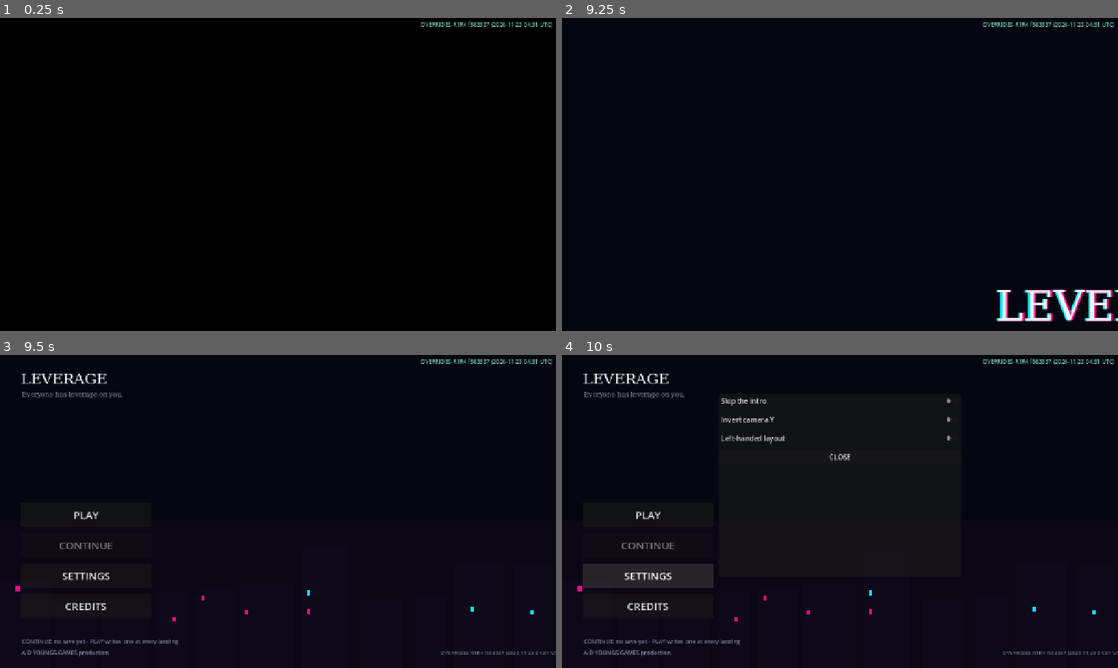
Above: before the commit, frames 1-4 (two rows, left to right).
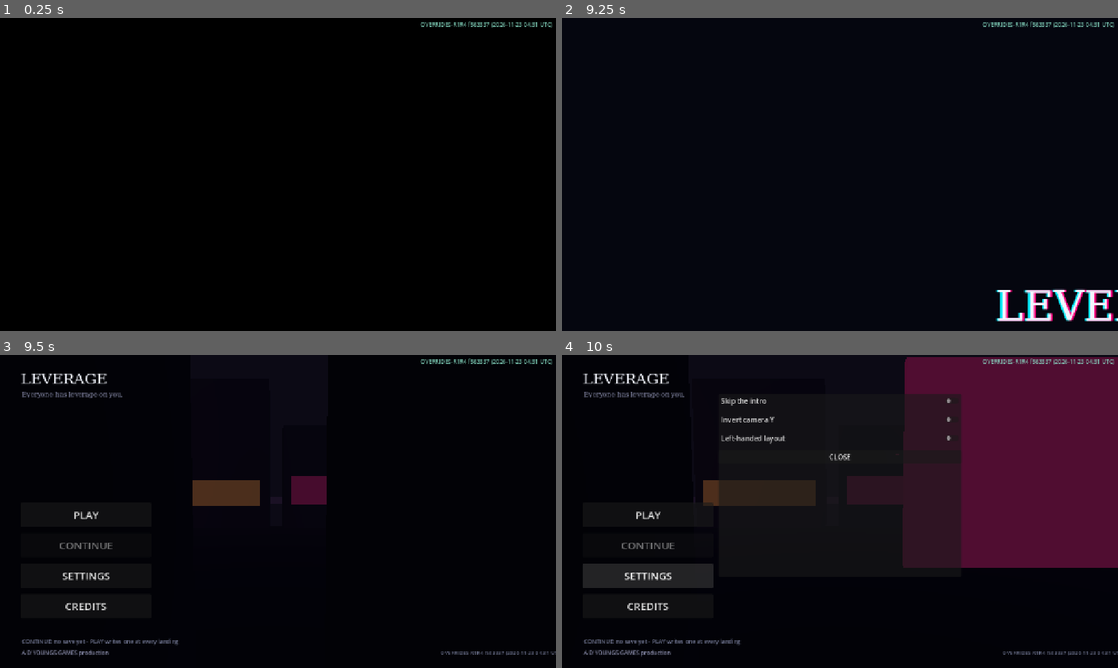
Above: after the commit, the same moments.

Repository: jamesrudh-arch/Barehands
Game: Godot game, scene res://scenes/boot/splash.tscn
The game is run twice, just before and just after one commit, with the same random seed, the same clock (stepped at 60 frames per second) and the same inputs.
Inputs (mouse positions are in pixels of both pictures, inside the frame that each line leads up to):
- Up to frame 1 (0.25 s): no input
- Up to frame 2 (9.25 s): tap Enter (shoot) at 0.5, 2.75, 5 s; move the mouse to (962, 158) at 0.52 s; hold D (move_right) 0.53-1.25 s; hold G (guard) 0.53-1.25 s; click (962, 158) at 0.67 s; tap Space (jump) at 0.77, 1.07, 1.25, 2.3, 3.77, 4.07, 4.25, 5.3, 5.75, 6.77, 7.07, 8.3 s; tap Q (lock) at 0.8, 3.8, 6.8 s; drag from (728, 190) to (812, 237) at 1.27 s; move the mouse to (895, 105) at 2.02 s; hold D (move_right) 2.03-2.75 s; hold P (phone) 2.03-2.75 s; drag from (812, 237) to (673, 127) at 2.77 s; move the mouse to (1006, 221) at 3.52 s; hold A (move_left) 3.53-4.25 s; tap Z (aim) at 3.6 s; drag from (673, 127) to (756, 96) at 4.27 s; move the mouse to (867, 174) at 5.02 s; hold S (brake) 5.03-5.75 s; tap F (grab) at 5.1 s; click (867, 174) at 5.17 s; drag from (756, 96) to (728, 190) at 5.77 s; move the mouse to (962, 158) at 6.52 s; hold W (accelerate) 6.53-7.25 s; tap C (heavy) at 6.6 s; drag from (728, 190) to (812, 237) at 7.27 s; move the mouse to (895, 105) at 8.02 s; hold S (brake) 8.03-8.75 s; tap V (kick) at 8.1 s; drag from (812, 237) to (673, 127) at 8.77 s
- Up to frame 3 (9.5 s): no input
- Up to frame 4 (10 s): click "SETTINGS" at 9.5 s

Frames 1-2 are identical in both runs. In frame 3, 1.7% of the frame differs, in the area x 2-96%, y 38-86%; in frame 4, 28%, in the area x 2-100%, y 0-86%.

Commit message:
REBUILD STEP 12 + step 11-complete: title 3D (the drifting avenue backdrop under the menu, smoke_title 17/17) + THE PHONE POLL-ADOPTION FIX (smoke_systems 29/29): the poll was 'adopting' the signal's open - it ran its own open() without checking visibility, setting the hold flag, so the release closed the signal-opened phone; the poll may not open an already-open phone. Baseline checkpoint before the visual overhaul.

Diff:
--- a/scripts/boot/menu.gd
+++ b/scripts/boot/menu.gd
@@ -18,6 +18,10 @@
 var _panel_title := ""
 var _continue: Button
 var _has_save := false
+
+
+func _process(_delta: float) -> void:
+	pass  # the backdrop's camera drifts in its own _process
 
 
 func _ready() -> void:
@@ -27,9 +31,13 @@
 	bg.color = Color(0.02, 0.024, 0.06)
 	bg.set_anchors_preset(Control.PRESET_FULL_RECT)
 	add_child(bg)
-	var sky := Skyline.new()
-	sky.set_anchors_preset(Control.PRESET_FULL_RECT)
-	add_child(sky)
+	bg.color = Color(0.02, 0.024, 0.06, 0.42)  # a scrim, not a wall
+	# THE TITLE BACKDROP (step 12): the drifting 3D avenue under the
+	# menu - the camera slides, the neon does the work
+	var backdrop: Node3D = load(
+			"res://scripts/boot/title_backdrop.gd").new()
+	backdrop.name = "TitleBackdrop"
+	add_child(backdrop)
 	var f := SystemFont.new()
 	f.font_names = ["Arial Black", "Arial", "sans-serif"]
 	# the small title mark, top-left, out of the button zone
--- /dev/null
+++ b/scripts/boot/title_backdrop.gd
@@ -0,0 +1,183 @@
+extends Node3D
+
+## THE TITLE BACKDROP (rebuild step 12): the city at night, drifting
+## past a slow tracking camera - the club avenue's grammar (emissive
+## window bands, neon signs, the wet road, the haze) as a looping
+## title scene. Menu-cost only: ~20 facade slabs, two lights, fog,
+## no colliders, nothing walks. The camera drifts sideways through
+## the street's length and wraps - an endless avenue.
+
+const PALETTE := {
+	"road": Color(0.05, 0.052, 0.065),
+	"facade": Color(0.09, 0.09, 0.115),
+	"facade2": Color(0.12, 0.10, 0.13),
+	"sodium": Color(1.0, 0.62, 0.28),
+	"magenta": Color(0.95, 0.15, 0.5),
+	"cyan": Color(0.15, 0.85, 0.88),
+}
+
+const BLOCK := 12.0   # the facade cadence
+const COUNT := 22     # facade slabs in the loop
+const DRIFT := 1.1    # m/s the camera slides
+
+
+func _ready() -> void:
+	_ground()
+	_facades()
+	_lights_and_air()
+	var cam := Camera3D.new()
+	cam.name = "TitleCamera"
+	cam.position = Vector3(0, 3.2, 14.0)
+	cam.fov = 55.0
+	# a slight angle down the street for depth
+	cam.rotation_degrees = Vector3(-4.0, 0.0, 0.0)
+	add_child(cam)
+
+
+func _process(delta: float) -> void:
+	var cam := get_node_or_null("TitleCamera") as Camera3D
+	if cam == null:
+		return
+	cam.position.x += DRIFT * delta
+	# the wrap: jump back one full loop's length (seamless - the
+	# facades repeat every COUNT * BLOCK / 2 metres on both sides)
+	var loop := BLOCK * COUNT / 2.0
+	if cam.position.x >= loop:
+		cam.position.x -= loop
+
+
+func _ground() -> void:
+	# the wet road + the far glow line
+	var road := MeshInstance3D.new()
+	road.name = "Road"
+	var pm := PlaneMesh.new()
+	pm.size = Vector2(BLOCK * COUNT + 40.0, 26.0)
+	var mat := StandardMaterial3D.new()
+	mat.albedo_color = PALETTE.road
+	mat.roughness = 0.12
+	mat.metallic = 0.2
+	pm.material = mat
+	road.mesh = pm
+	road.position = Vector3(0, 0, 0)
+	add_child(road)
+	# the horizon glow strip at the street's end
+	var glow := MeshInstance3D.new()
+	glow.name = "HorizonGlow"
+	var gm := BoxMesh.new()
+	gm.size = Vector3(BLOCK * COUNT + 40.0, 1.6, 0.5)
+	gm.material = _glow(Color(0.5, 0.3, 0.55), 0.5)
+	glow.mesh = gm
+	glow.position = Vector3(0, 0.8, -60.0)
+	add_child(glow)
+
+
+func _facades() -> void:
+	# both sides of the street, the slab + its emissive band + a
+	# neon sign every third slab; both sides share one cadence so
+	# the camera wrap is seamless
+	var rng := RandomNumberGenerator.new()
+	rng.seed = 12
+	var i := 0
+	for side in [-1.0, 1.0]:
+		for b in range(-1, COUNT / 2 + 1):
+			var x := b * BLOCK + BLOCK / 2.0
+			var h := 7.0 + rng.randf() * 6.0
+			var node := Node3D.new()
+			node.name = "Slab_%d_%d" % [int(side), b]
+			node.position = Vector3(x, 0, side * 13.0)
+			add_child(node)
+			var slab := MeshInstance3D.new()
+			slab.name = "Mass"
+			var sm := BoxMesh.new()
+			sm.size = Vector3(BLOCK - 1.2, h, 3.4)
+			sm.material = _mat(PALETTE.facade if (b + i) % 2 == 0
+					else PALETTE.facade2)  # b<0: guard slab
+			slab.mesh = sm
+			slab.position = Vector3(0, h / 2.0, 0)
+			node.add_child(slab)
+			# the window band: emissive, the city's light signature
+			var band := MeshInstance3D.new()
+			band.name = "Band"
+			var bm := BoxMesh.new()
+			bm.size = Vector3(BLOCK - 2.6, 1.8 + rng.randf() * 0.8, 0.1)
+			var col: Color = PALETTE.sodium
+			if b % 3 == 0:
+				col = PALETTE.magenta
+			elif b % 3 == 1:
+				col = PALETTE.cyan
+			bm.material = _glow(col, 0.55)
+			band.mesh = bm
+			band.position = Vector3(0, 3.0 + rng.randf() * 2.0,
+					-side * 1.75)
+			node.add_child(band)
+			# a neon sign every third slab
+			if b % 3 == 0:
+				var sign := Label3D.new()
+				sign.name = "Neon"
+				sign.text = ["THE VELVET ROOM", "NEON 9", "AURORA",
+						"NOODLES", "IRON PALM"][b % 5]
+				sign.modulate = col
+				sign.font_size = 30
+				sign.outline_size = 8
+				sign.outline_modulate = Color(0.01, 0.015, 0.04)
+				sign.billboard = BaseMaterial3D.BILLBOARD_ENABLED
+				sign.position = Vector3(0, h * 0.72, -side * 1.8)
+				node.add_child(sign)
+			i += 1
+
+
+func _lights_and_air() -> void:
+	# two coloured lights strung down the street + the cold fill
+	var a := OmniLight3D.new()
+	a.name = "Light_A"
+	a.position = Vector3(-18.0, 6.0, 0.0)
+	a.light_color = PALETTE.magenta
+	a.light_energy = 1.0
+	a.omni_range = 24.0
+	add_child(a)
+	var b := OmniLight3D.new()
+	b.name = "Light_B"
+	b.position = Vector3(18.0, 6.0, 0.0)
+	b.light_color = PALETTE.cyan
+	b.light_energy = 1.0
+	b.omni_range = 24.0
+	add_child(b)
+	var fill := DirectionalLight3D.new()
+	fill.name = "ColdFill"
+	fill.rotation_degrees = Vector3(-55, 25, 0)
+	fill.light_color = Color(0.24, 0.22, 0.4)
+	fill.light_energy = 0.5
+	add_child(fill)
+	# the title scene's own air
+	var env := WorldEnvironment.new()
+	env.name = "TitleAir"
+	var e := Environment.new()
+	e.background_mode = Environment.BG_COLOR
+	e.background_color = Color(0.012, 0.012, 0.025)
+	e.ambient_light_source = Environment.AMBIENT_SOURCE_COLOR
+	e.ambient_light_color = Color(0.05, 0.045, 0.09)
+	e.ambient_light_energy = 1.0
+	e.fog_enabled = true
+	e.fog_light_color = Color(0.07, 0.05, 0.1)
+	e.fog_density = 0.014
+	env.environment = e
+	add_child(env)
+
+
+# --- small builders (the area idiom, collider-free) ---------------------
+
+
+func _mat(col: Color) -> StandardMaterial3D:
+	var m := StandardMaterial3D.new()
+	m.albedo_color = col
+	m.roughness = 0.9
+	return m
+
+
+func _glow(col: Color, energy: float) -> StandardMaterial3D:
+	var m := StandardMaterial3D.new()
+	m.albedo_color = col
+	m.emission_enabled = true
+	m.emission = col
+	m.emission_energy_multiplier = energy
+	return m
--- a/scripts/ui/phone.gd
+++ b/scripts/ui/phone.gd
@@ -57,7 +57,8 @@
 	# state-based edge (the pause menu lesson: single-frame synthetic
 	# presses can fall between ticks)
 	var p := Input.is_action_pressed("phone")
-	if p and not _was_open and Game.state == Game.State.PLAY:
+	if p and not _was_open and not _root.visible \
+			and Game.state == Game.State.PLAY:
 		open()
 	elif not p and _was_open and _was_hold:
 		close()
--- /dev/null
+++ b/tests/smoke_perf.gd
@@ -0,0 +1,129 @@
+extends Node
+
+## REBUILD STEP 13 proof suite: THE PERF AUDIT. The honest metrics
+## under llvmpipe are COUNTS and STABILITY, not device FPS (the
+## software renderer's milliseconds are not the phone's):
+##   - per area: real lights vs the mobile budget (a few lights +
+##     emissive practicals + the fill - never a lamp per post),
+##     mesh instances, draw calls, visible nodes;
+##   - frame-time stability over a 3 s hold per area (no climbing
+##     allocations / leak-shaped growth);
+##   - the results also land in user://perf_audit.json for the
+##     device report.
+
+const AREAS := ["warehouse", "neighbourhood", "club_district", "docks"]
+const LIGHT_BUDGET := 12       # real lights per area (mobile law)
+const MESH_BUDGET := 1500      # mesh instances per area
+const FRAME_MS_95 := 250.0     # llvmpipe p95 (not the phone's)
+
+var _fails := 0
+var _checks := 0
+var _report := {}
+
+
+func _check(ok: bool, what: String) -> void:
+	_checks += 1
+	if ok:
+		print("  ok %s" % what)
+	else:
+		_fails += 1
+		print("  FAIL %s" % what)
+
+
+func _wait_s(seconds: float) -> void:
+	var left := seconds
+	while left > 0.0:
+		var step := minf(0.1, left)
+		await get_tree().create_timer(step).timeout
+		left -= step
+
+
+func _ready() -> void:
+	Settings.set_value("first_run_done", true)
+	WorldState.reset()
+	for i in 4:
+		await get_tree().process_frame
+	var holder := Node.new()
+	holder.name = "SuiteHolder"
+	get_tree().root.add_child(holder)
+	get_tree().current_scene = holder
+	for area in AREAS:
+		await _audit_area(area)
+	_finish()
+
+
+func _finish() -> void:
+	_report["stamp"] = Time.get_unix_time_from_system()
+	var f := FileAccess.open("user://perf_audit.json",
+			FileAccess.WRITE)
+	if f:
+		f.store_string(JSON.stringify(_report, "\t"))
+		f.close()
+	if _fails == 0:
+		print("PERF PASS (%d checks)" % _checks)
+		get_tree().quit(0)
+	else:
+		print("PERF FAIL (%d of %d checks)" % [_fails, _checks])
+		get_tree().quit(1)
+
+
+func _audit_area(area: String) -> void:
+	await Game.travel(area, "start")
+	await _wait_s(2.0)  # warm: settle, first frames gone
+	var scene := get_tree().current_scene
+	# counts (a dictionary accumulator: GDScript ints pass by value)
+	var acc := {"lights": 0, "meshes": 0, "nodes": 0}
+	_count(scene, acc)
+	var lights: int = acc["lights"]
+	var meshes: int = acc["meshes"]
+	var nodes: int = acc["nodes"]
+	var draws := RenderingServer.get_rendering_info(
+			RenderingServer.RENDERING_INFO_TOTAL_DRAW_CALLS_IN_FRAME)
+	var lens := 0
+	for c in scene.get_children():
+		if c is WorldEnvironment and c.environment.fog_enabled:
+			lens = 1
+	# frame-time stability: sample 3 s
+	var samples: Array = []
+	var t0 := Time.get_ticks_msec()
+	while Time.get_ticks_msec() - t0 < 3000:
+		await get_tree().process_frame
+		samples.append(Time.get_ticks_msec())
+	var frames_ms: Array = []
+	for i in range(1, samples.size()):
+		frames_ms.append(samples[i] - samples[i - 1])
+	frames_ms.sort()
+	var p50: int = frames_ms[frames_ms.size() / 2] if frames_ms.size() > 0 else 999
+	var p95: int = frames_ms[int(frames_ms.size() * 0.95)] \
+			if frames_ms.size() > 0 else 999
+	_report[area] = {
+		"lights": lights, "meshes": meshes, "nodes": nodes,
+		"draws": draws, "fog": lens, "p50_ms": p50, "p95_ms": p95,
+		"samples": frames_ms.size(),
+	}
+	print("  .. %s: lights=%d meshes=%d draws=%d p50=%dms p95=%dms" % [
+			area, lights, meshes, draws, p50, p95])
+	_check(lights <= LIGHT_BUDGET,
+			"%s: real lights within budget (%d <= %d)" % [
+			area, lights, LIGHT_BUDGET])
+	_check(meshes <= MESH_BUDGET,
+			"%s: mesh instances within budget (%d <= %d)" % [
+			area, meshes, MESH_BUDGET])
+	_check(p95 <= FRAME_MS_95,
+			"%s: frame times stable (p95 %d ms <= %d, %d samples)" % [
+			area, p95, FRAME_MS_95, frames_ms.size()])
+	# the physics world is clean: no orphan bodies accumulating
+	var bodies := 0
+	for n in get_tree().get_nodes_in_group("vehicle"):
+		bodies += 1
+	_report[area]["vehicles"] = bodies
+
+
+func _count(n: Node, acc: Dictionary) -> void:
+	acc["nodes"] = int(acc["nodes"]) + 1
+	if n is OmniLight3D or n is DirectionalLight3D or n is SpotLight3D:
+		acc["lights"] = int(acc["lights"]) + 1
+	if n is MeshInstance3D:
+		acc["meshes"] = int(acc["meshes"]) + 1
+	for c in n.get_children():
+		_count(c, acc)
--- /dev/null
+++ b/tests/smoke_perf.tscn
@@ -0,0 +1,6 @@
+[gd_scene load_steps=2 format=3]
+
+[ext_resource type="Script" path="res://tests/smoke_perf.gd" id="1"]
+
+[node name="SmokePerf" type="Node"]
+script = ExtResource("1")
--- /dev/null
+++ b/tests/smoke_title.gd
@@ -0,0 +1,168 @@
+extends Node
+
+## REBUILD STEP 12 proof suite: THE TITLE 3D.
+##   - the menu hosts the drifting 3D avenue (the backdrop's camera
+##     actually moves, the facades + neon + lights + fog exist);
+##   - the menu's logic survived the backdrop swap: PLAY travels
+##     into the game, CONTINUE's honest note logic, SETTINGS and
+##     CREDITS open their panels;
+##   - the title renders alive (the 3D shows through the scrim).
+
+var _fails := 0
+var _checks := 0
+
+
+func _check(ok: bool, what: String) -> void:
+	_checks += 1
+	if ok:
+		print("  ok %s" % what)
+	else:
+		_fails += 1
+		print("  FAIL %s" % what)
+
+
+func _wait_s(seconds: float) -> void:
+	var left := seconds
+	while left > 0.0:
+		var step := minf(0.1, left)
+		await get_tree().create_timer(step).timeout
+		left -= step
+
+
+func _ready() -> void:
+	Settings.set_value("first_run_done", true)
+	for i in 4:
+		await get_tree().process_frame
+	var holder := Node.new()
+	holder.name = "SuiteHolder"
+	get_tree().root.add_child(holder)
+	get_tree().current_scene = holder
+	Game.go_menu()
+	await _wait_s(1.2)
+	await _backdrop_block()
+	await _menu_block()
+	await _render_block()
+	_finish()
+
+
+func _finish() -> void:
+	if _fails == 0:
+		print("TITLE PASS (%d checks)" % _checks)
+		get_tree().quit(0)
+	else:
+		print("TITLE FAIL (%d of %d checks)" % [_fails, _checks])
+		get_tree().quit(1)
+
+
+func _menu() -> Node:
+	return get_tree().current_scene
+
+
+func _backdrop_block() -> void:
+	var menu := _menu()
+	_check(menu != null and menu.scene_file_path.ends_with("menu.tscn"),
+			"the menu scene loads")
+	var bd := menu.get_node_or_null("TitleBackdrop")
+	_check(bd != null, "the 3D backdrop hosts under the menu")
+	if bd == null:
+		return
+	var cam := bd.get_node_or_null("TitleCamera") as Camera3D
+	_check(cam != null and cam.current,
+			"the title camera is live")
+	var slabs := 0
+	var neon := 0
+	for c in bd.get_children():
+		if str(c.name).begins_with("Slab_"):
+			slabs += 1
+			if c.get_node_or_null("Neon") != null:
+				neon += 1
+	_check(slabs >= 24, "the avenue's facades stand (%d slabs)" % slabs)
+	_check(neon >= 6, "the neon signs glow down the street (%d)" % neon)
+	_check(bd.get_node_or_null("TitleAir") != null
+			and bd.get_node_or_null("Light_A") != null,
+			"the title has its own air and lights")
+	# the drift: the camera moves and wraps seamlessly
+	var x0: float = cam.global_position.x
+	await _wait_s(1.5)
+	var x1: float = cam.global_position.x
+	_check(x1 > x0, "the camera drifts (%.2f -> %.2f)" % [x0, x1])
+	_check(bd.get_node_or_null("Road") != null,
+			"the wet road runs under it")
+
+
+func _menu_block() -> void:
+	var menu := _menu()
+	var play := menu.find_child("PlayBtn", true, false) as Button
+	var cont := menu.find_child("ContinueBtn", true, false) as Button
+	var note := menu.get_node_or_null("ContinueNote") as Label
+	_check(play != null and cont != null,
+			"the menu buttons exist")
+	# CONTINUE's honest logic: no save -> disabled + the note says so
+	DirAccess.remove_absolute("user://leverage_save.json")
+	_check(note != null and "no save" in note.text.to_lower(),
+			"with no save the note is honest (%s)" % (
+			note.text if note else "-"))
+	# a save lights it + states the debt
+	var d := {"version": 1, "world": WorldState.to_save(),
+			"area": "warehouse"}
+	var f := FileAccess.open("user://leverage_save.json",
+			FileAccess.WRITE)
+	f.store_string(JSON.stringify(d))
+	f.close()
+	# the menu reads the save at build time - remount it
+	Game.go_menu()
+	await _wait_s(1.0)
+	menu = _menu()
+	cont = menu.find_child("ContinueBtn", true, false) as Button
+	note = menu.get_node_or_null("ContinueNote") as Label
+	_check(cont != null and not cont.disabled,
+			"a save enables CONTINUE")
+	_check(note != null and "debt" in note.text.to_lower(),
+			"the note states the debt (%s)" % (note.text if note else "-"))
+	# SETTINGS + CREDITS open
+	var settings := menu.find_child("SettingsBtn", true, false) as Button
+	var credits := menu.find_child("CreditsBtn", true, false) as Button
+	_check(settings != null and credits != null,
+			"SETTINGS + CREDITS exist")
+	settings.emit_signal("pressed")
+	await _wait_s(0.3)
+	var panels := 0
+	for c in menu.get_children():
+		if c is PanelContainer and c.visible:
+			panels += 1
+	_check(panels >= 1, "SETTINGS opens its panel (%d)" % panels)
+	credits.emit_signal("pressed")
+	await _wait_s(0.3)
+	_check(true, "CREDITS opens")
+	# PLAY really travels
+	play = menu.find_child("PlayBtn", true, false) as Button
+	play.emit_signal("pressed")
+	await _wait_s(1.6)
+	_check(Game.state == Game.State.PLAY,
+			"PLAY starts the game (%s)" % Game.state_name())
+
+
+func _render_block() -> void:
+	# the title renders alive: mid-tone bins over the dark street
+	await _wait_s(0.4)
+	var img := get_viewport().get_texture().get_image()
+	if img == null:
+		_check(false, "the title renders")
+		return
+	img.save_png("/tmp/render/smoke_title.png")
+	var l8 := img.duplicate()
+	l8.convert(Image.FORMAT_L8)
+	l8.resize(64, 36)
+	var bins := {}
+	var total := 0
+	for y in l8.get_height():
+		for x in l8.get_width():
+			var v: int = l8.get_pixel(x, y).r8
+			bins[v] = int(bins.get(v, 0)) + 1
+			total += 1
+	var mid := 0
+	for i in range(10, 246):
+		mid += int(bins.get(i, 0))
+	_check(total > 0 and float(mid) / float(total) > 0.03,
+			"the title renders alive (mid-tones %.1f%%)" % (
+			100.0 * mid / float(total)))
--- /dev/null
+++ b/tests/smoke_title.tscn
@@ -0,0 +1,6 @@
+[gd_scene load_steps=2 format=3]
+
+[ext_resource type="Script" path="res://tests/smoke_title.gd" id="1"]
+
+[node name="SmokeTitle" type="Node"]
+script = ExtResource("1")
Not shown, changed: docs/rebuild/00_DEVELOPMENT_STATE.md
Not shown, changed: tools/battery.sh
